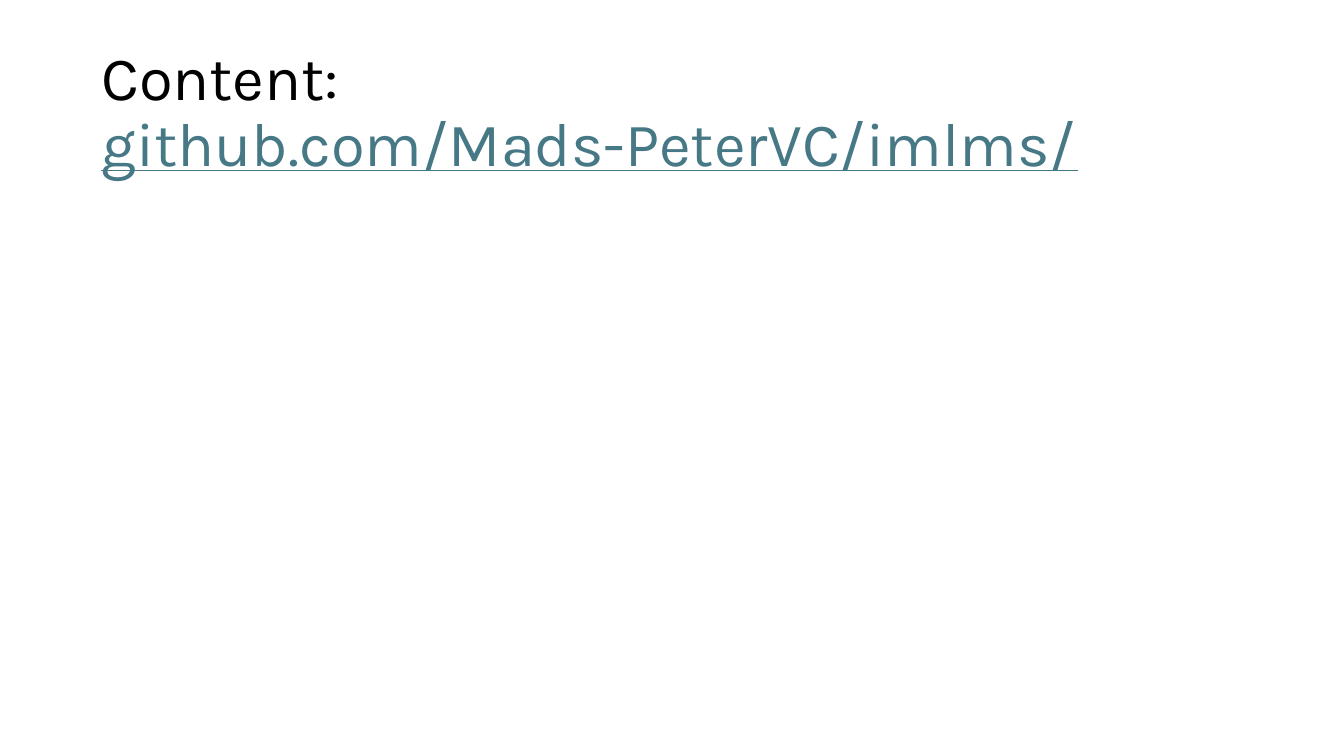
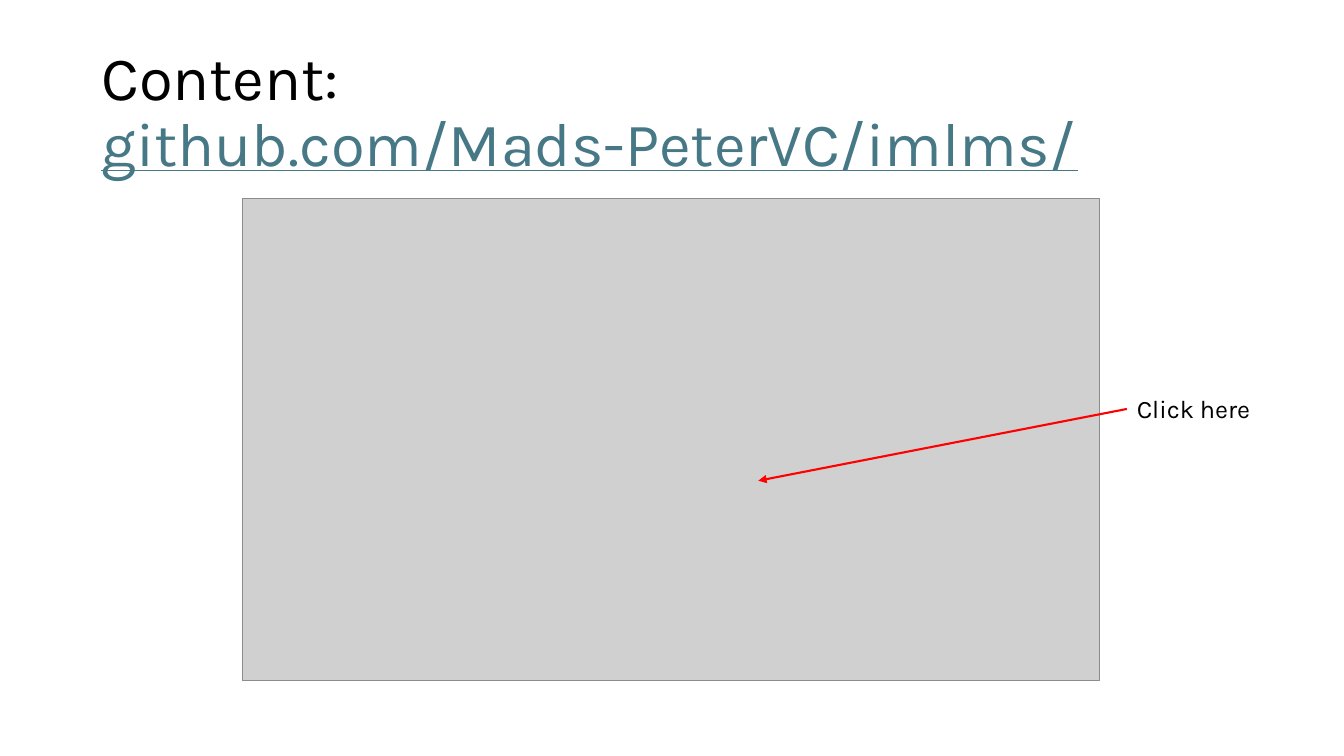
Before and after one commit to Mads-PeterVC/imlms, a slide deck: slide 7 of lessons/lesson_1/slides_lesson_1.pptx (slide 6 before the commit). Drawn at 1344x756 pixels with LibreOffice and Linux fonts; fonts in the diff are those of the drawing; grey boxes stand for pictures. Boxes give left, top, right and bottom in pixels: in the first picture for what was removed or moved away, otherwise in the second. Text is boxed around its words. In the diff, an @@ line names an element or a change of style, - is before the commit and + after.

```diff
--- a/lessons/lesson_1/slides_lesson_1.pptx
+++ b/lessons/lesson_1/slides_lesson_1.pptx
@@ picture added at (243,199,1100,682) @@
@@ arrow added from (1127, 409) to (758, 481), #FF0000 1.5 pt @@
@@ text added at (1137,400,1250,419), 18 pt, text #000000 @@
+Click here
```
Also in this commit, not shown: 1 other slide changed, 6 slides added, 2 slides removed.
